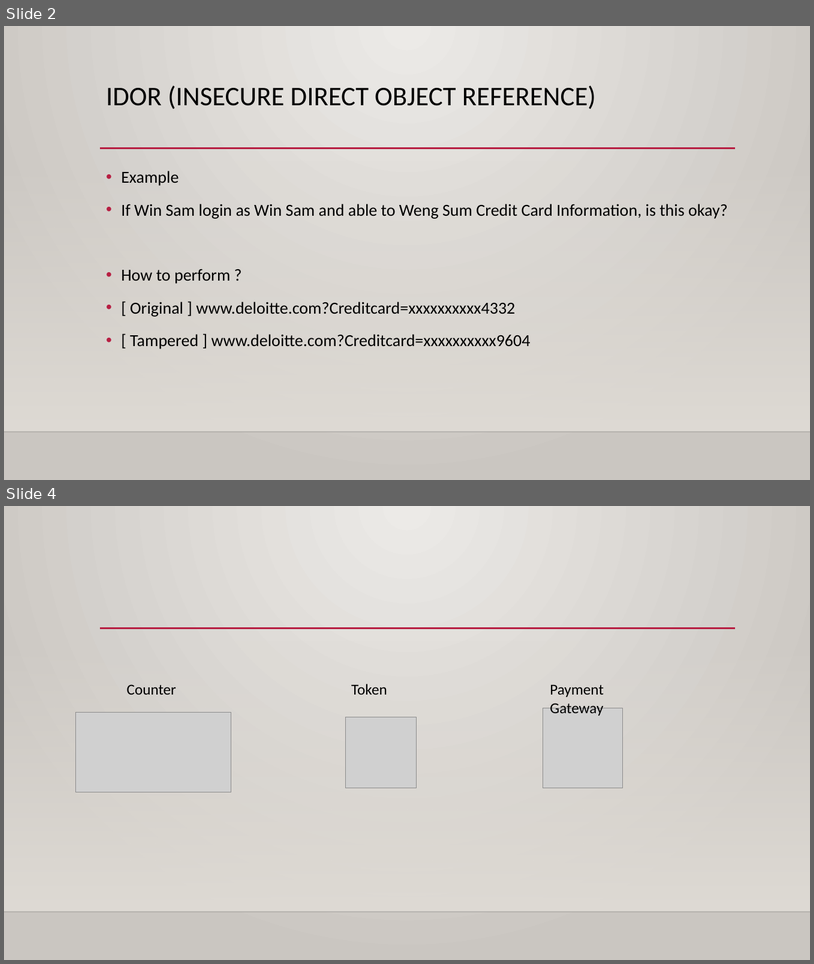
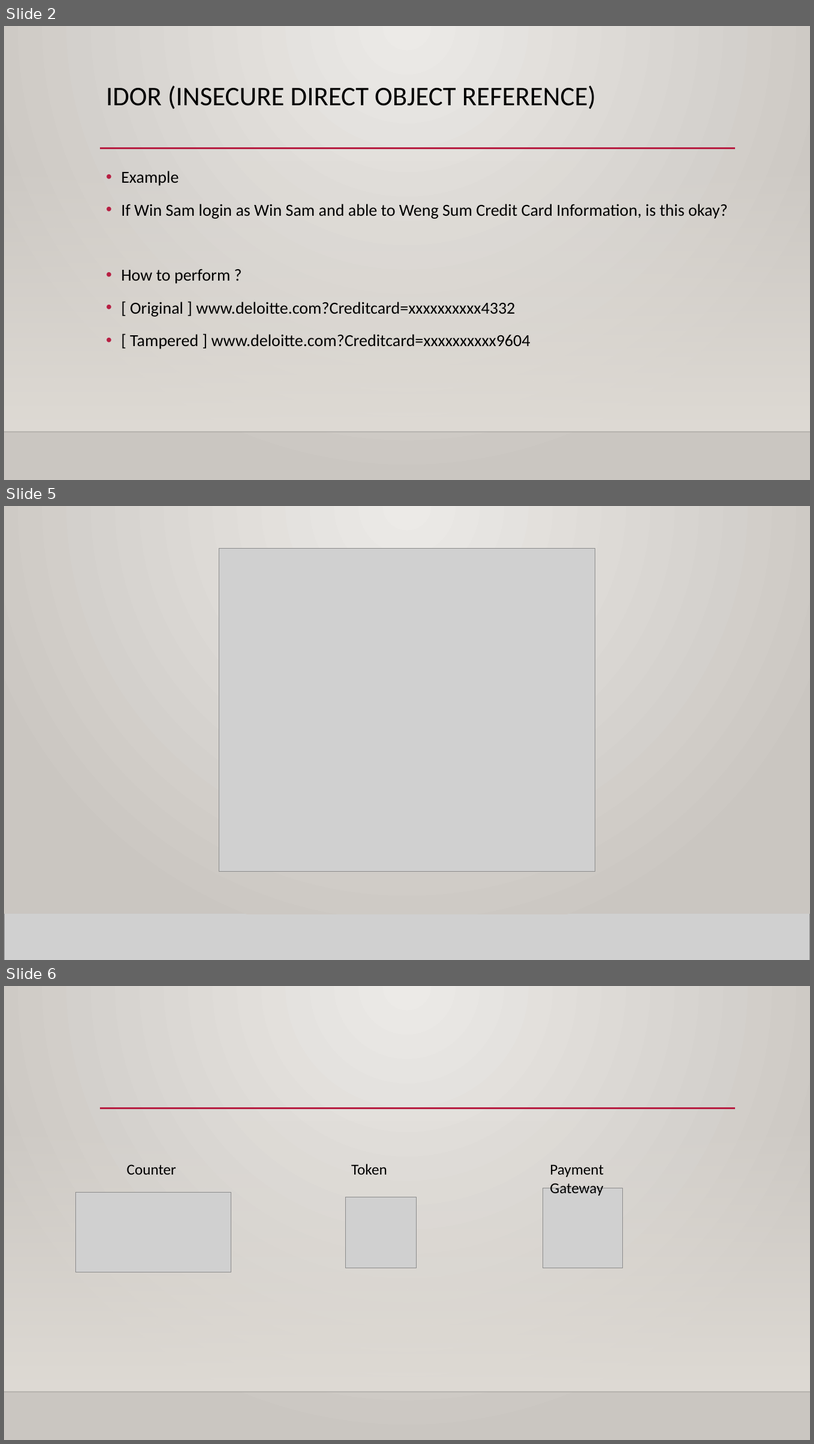
Before and after one commit to Applebois/Presentation-Slides, a slide deck: What Hacker Do In Their Daily Task/PowerPoint.pptx. Shown one above the other, each under a label of ours: slides 2 and 4 before the commit, slides 2, 5 and 6 after it; the slides between them are not shown. The pictures are 814x964 and 814x1444 pixels, drawn with LibreOffice and Linux fonts; fonts in the diff are those of the drawing; grey boxes stand for pictures; background and template pictures are left out. Boxes give left, top, right and bottom in pixels: in the first picture for what was removed or moved away, otherwise in the second. Text is boxed around its words. In the diff, an @@ line names an element or a change of style, - is before the commit and + after.

```diff
--- a/What Hacker Do In Their Daily Task/PowerPoint.pptx
+++ b/What Hacker Do In Their Daily Task/PowerPoint.pptx
@@ slide 5 added at <box>4,506,810,960</box>, background gradient #ECEAE7 to #CAC7C1; not listed: 3 template elements that a slide beside it also shows @@
@@ rectangle added at <box>4,506,810,914</box>, fill gradient #ECEAE7 to #CAC7C1 @@
@@ picture added at <box>219,549,596,871</box> @@
@@ rectangle added at <box>4,640,810,912</box>, fill gradient #DFDBD5 @@
@@ picture added at <box>4,912,810,960</box> @@
@@ line added from (4, 912) to (810, 912), #000001 1 pt @@
@@ what was slide 4 is now slide 6 @@
```
Also in this commit, not shown: 2 other slides added, 1 slide removed.
